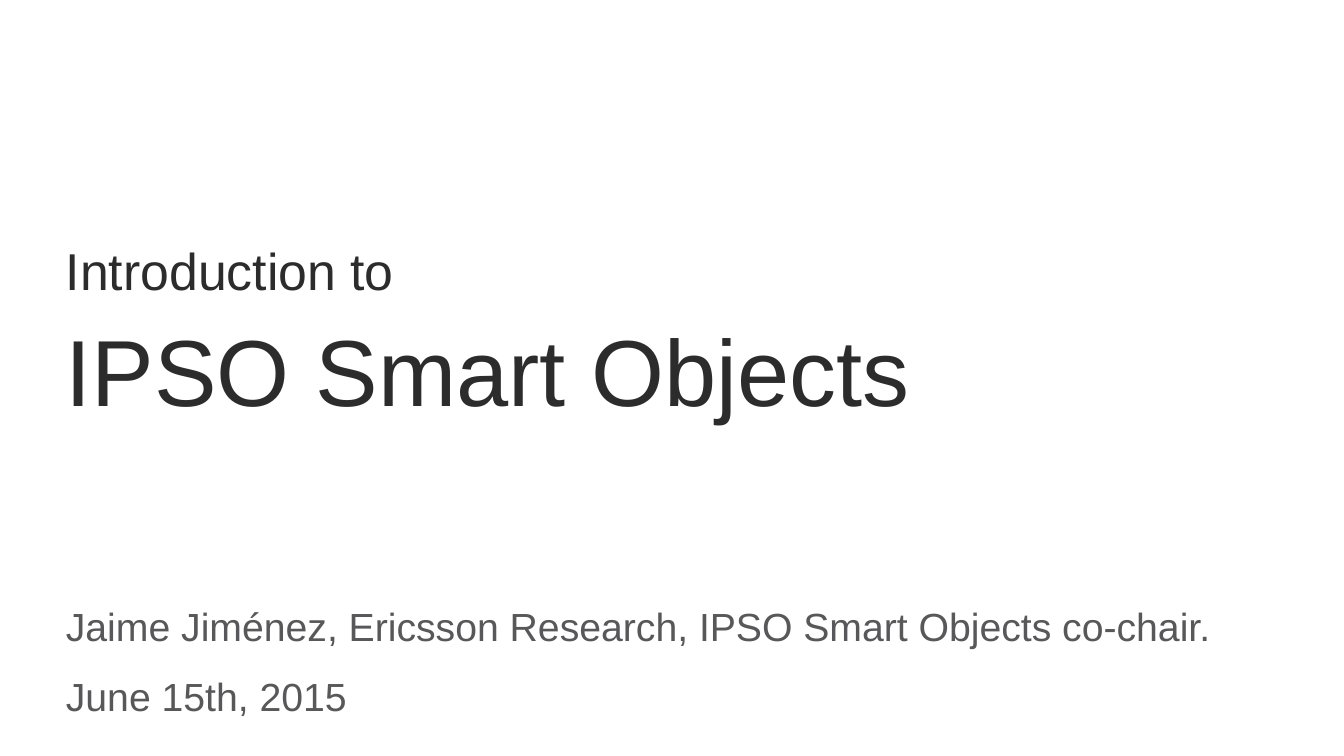
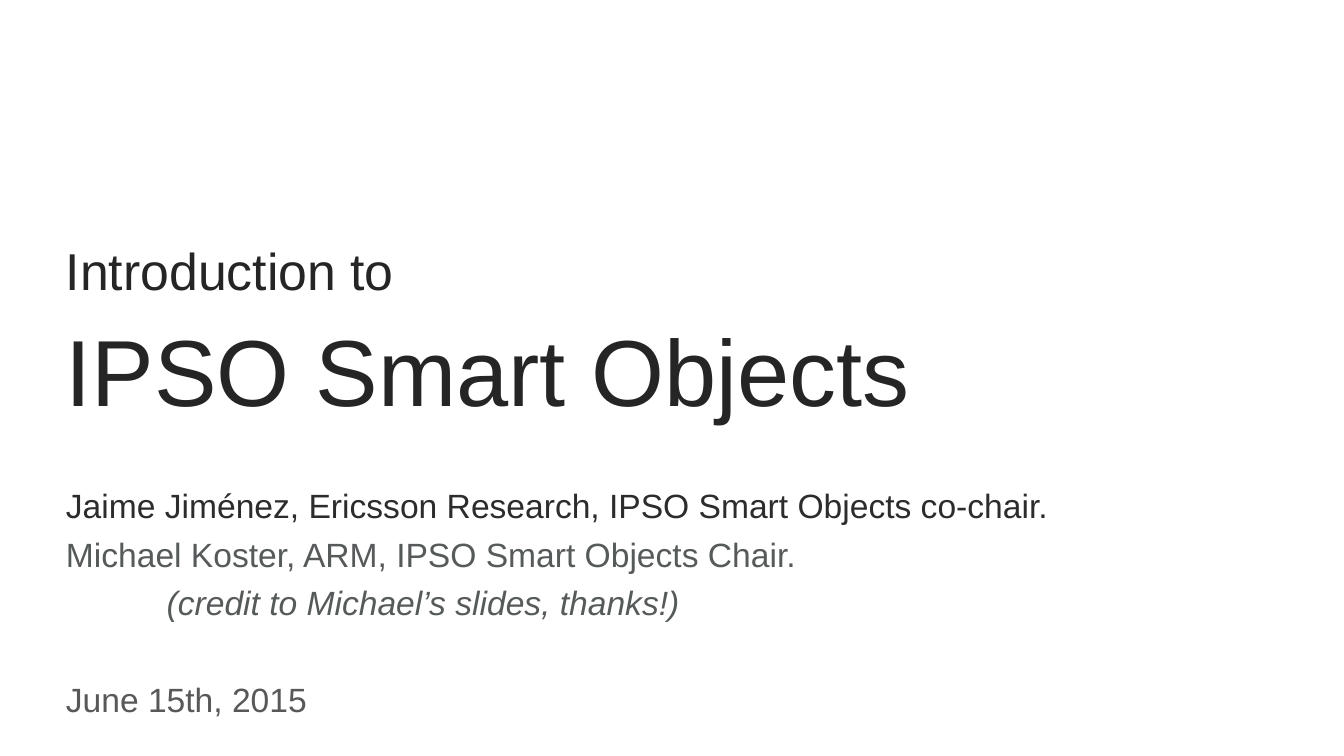
Before and after one commit to jaimejim/iot-playground, a slide deck: slide 1 of Documentation/IPSO_Intro_IOTWEEK.pptx. Drawn at 1344x756 pixels with LibreOffice and Linux fonts; fonts in the diff are those of the drawing; background and template pictures are left out. Boxes give left, top, right and bottom in pixels: in the first picture for what was removed or moved away, otherwise in the second. Text is boxed around its words. In the diff, an @@ line names an element or a change of style, - is before the commit and + after.

Commit message:
Credits!

```diff
--- a/Documentation/IPSO_Intro_IOTWEEK.pptx
+++ b/Documentation/IPSO_Intro_IOTWEEK.pptx
@@ title "Introduction to IPSO Smart Objects" at bbox=[66, 252, 910, 423]: text colour #2C2C2D to #252526 @@
@@ subtitle "Jaime Jiménez, Ericsson Research, IPSO ...": place and size @@
-subtitle "Jaime Jiménez, Ericsson Research, IPSO ..." at bbox=[66, 612, 1210, 716]
+subtitle "Jaime Jiménez, Ericsson Research, IPSO ..." at bbox=[66, 493, 1048, 717]
@@ subtitle at bbox=[66, 493, 1048, 717]: size 28 to 24 pt in "Jaime Jiménez, Ericsson Research, IPSO Smart Objects ...", "June 15th, 2015"; text colour #58585A to #2C2C2D in "Jaime Jiménez, Ericsson Research, IPSO Smart Objects ..."; indent changed; line spacing 0.75 to 1.2 @@
@@ subtitle at bbox=[66, 542, 796, 622]: paragraphs added @@
+Michael Koster, ARM, IPSO Smart Objects Chair.
+(credit to Michael’s slides, thanks!)
```
Also in this commit, not shown: 1 other file.
